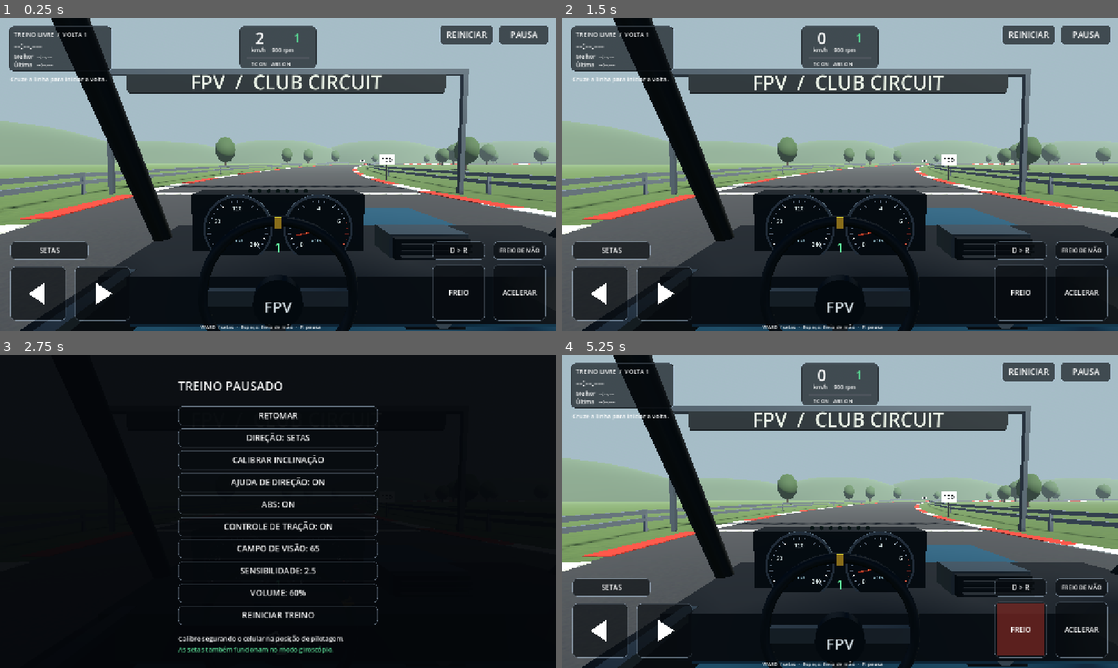
Above: before the commit, frames 1-4 (two rows, left to right).
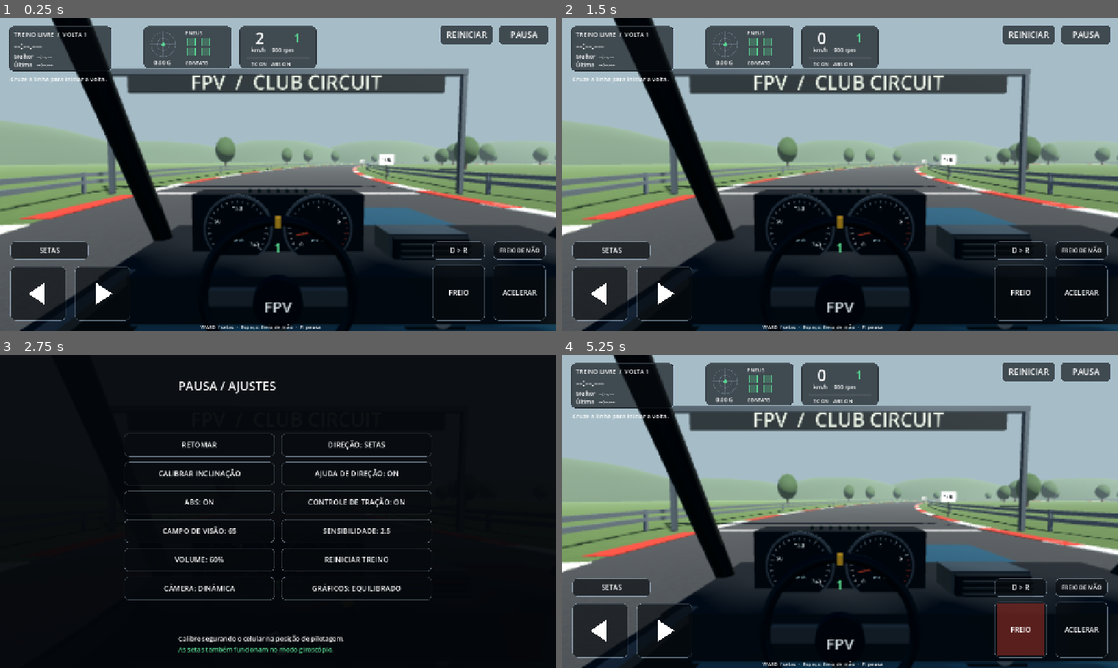
Above: after the commit, the same moments.

Repository: jojocaa123-beep/fpv-racer
Game: Godot game, scene res://main.tscn
Same seed, same stepped clock (60 frames per second), same inputs: the game is played once before the commit and once after it.
Inputs (mouse positions are in pixels of both pictures, inside the frame that each line leads up to):
- Up to frame 1 (0.25 s): no input
- Up to frame 2 (1.5 s): tap Enter at 0.5 s; move the mouse to (962, 158) at 0.52 s; hold D 0.53-1.25 s; tap R at 0.6 s; click (962, 158) at 0.67 s; tap Space at 0.77, 1.25 s; drag from (728, 190) to (812, 237) at 1.27 s
- Up to frame 3 (2.75 s): tap Enter at 2 s; move the mouse to (333, 442) at 2.02 s; hold D from 2.03 s (still down); tap P at 2.1 s; tap R at 2.3 s
- Up to frame 4 (5.25 s): release D at 2.75 s; tap Space at 2.75, 3.77, 4.25 s; drag from (812, 574) to (673, 464) at 2.77 s; tap Enter at 3.5 s; move the mouse to (1006, 558) at 3.52 s; hold A 3.53-4.25 s; tap R at 3.6 s; drag from (673, 464) to (756, 433) at 4.27 s; move the mouse to (867, 511) at 5.02 s; hold S from 5.03 s (still down); tap P at 5.1 s; click (867, 511) at 5.17 s

The runs differ from the first frame. In frame 1, 8.0% of the frame differs, in the area x 0-100%, y 0-100%; in frame 2, 8.2%; in frame 3, 6.5%; in frame 4, 8.2%.

Commit message:
Add driving feedback, skid marks, camera motion, and graphics presets for 0.7

Diff:
--- a/physics/car.gd
+++ b/physics/car.gd
@@ -2,6 +2,7 @@
 
 const Driving = preload("res://physics/driving_math.gd")
 const Gearbox = preload("res://physics/powertrain.gd")
+const Feedback = preload("res://physics/feedback.gd")
 const Cockpit = preload("res://visuals/cockpit.gd")
 const RADIUS: float = 0.32
 const REST: float = 0.38
@@ -9,6 +10,9 @@
 const MOUNTS := [Vector3(-0.76, 0.60, -1.2), Vector3(0.76, 0.60, -1.2), Vector3(-0.76, 0.60, 1.2), Vector3(0.76, 0.60, 1.2)]
 var controls
 var gearbox = Gearbox.new()
+var feedback = Feedback.new()
+var wheel_slips: Array[Vector2] = [Vector2.ZERO, Vector2.ZERO, Vector2.ZERO, Vector2.ZERO]
+var cockpit: Node3D
 var grounded: Array[bool] = [false, false, false, false]
 var omega: Array[float] = [0.0, 0.0, 0.0, 0.0]
 var road_speed: Array[float] = [0.0, 0.0, 0.0, 0.0]
@@ -44,7 +48,7 @@
 	spawn_pose = global_transform
 	_shape(Vector3(1.7, 0.45, 3.8), Vector3(0, 0.63, 0))
 	_shape(Vector3(1.6, 0.8, 1.8), Vector3(0, 1.24, 0.35))
-	var cockpit = Cockpit.new()
+	cockpit = Cockpit.new()
 	cockpit.car = self
 	add_child(cockpit)
 	steering_wheel = cockpit.steering_wheel
@@ -158,12 +162,14 @@
 			omega[i] += (motor - force.x*RADIUS - omega[i]*0.06) / INERTIA * h
 			omega[i] = move_toward(omega[i], 0.0, (brake + (8.0 if grounded[i] else 0.0)) / INERTIA * h)
 			average += force / substeps
+		wheel_slips[i] = Vector2((omega[i]*RADIUS-road_speed[i])/maxf(2.0, absf(road_speed[i])), slip_angle) if grounded[i] else Vector2.ZERO
 		if grounded[i]:
 			apply_force(forward*average.x + right*average.y, points[i] - global_position)
 			max_slip = maxf(max_slip, maxf(absf(slip_angle), absf((omega[i]*RADIUS-road_speed[i])/maxf(2.0, absf(road_speed[i])))))
 		wheel_angles[i] += omega[i] * dt
 		wheels[i].position = MOUNTS[i] - Vector3.UP * (REST-compression[i])
 		wheels[i].rotation = Vector3(wheel_angles[i], -angle, 0)
+	feedback.step(dt, linear_velocity, global_basis)
 	apply_central_force(-linear_velocity * linear_velocity.length() * 0.42)
 	steering_wheel.rotation.z = -controls.steering * deg_to_rad(160)
 	camera.fov = controls.fov
@@ -175,8 +181,11 @@
 	constant_force = Vector3.ZERO
 	constant_torque = Vector3.ZERO
 	gearbox.reset()
+	feedback.reset()
+	cockpit.reset_view()
 	for i in 4:
 		omega[i] = 0.0
+		wheel_slips[i] = Vector2.ZERO
 		tc_scales[i] = 1.0
 		abs_scales[i] = 1.0
 	controls.clear()
--- /dev/null
+++ b/physics/feedback.gd
@@ -0,0 +1,25 @@
+extends RefCounted
+
+# Deriva a aceleracao no referencial do mundo antes de projetar no chassi.
+# Assim, girar o carro nao cria aceleracao ficticia a velocidade constante.
+var local_g := Vector3.ZERO
+var previous_velocity := Vector3.ZERO
+var initialized: bool = false
+
+func reset(velocity: Vector3 = Vector3.ZERO) -> void:
+	previous_velocity = velocity
+	local_g = Vector3.ZERO
+	initialized = false
+
+func step(dt: float, velocity: Vector3, orientation: Basis) -> Vector3:
+	if dt <= 0 or not is_finite(dt) or not velocity.is_finite():
+		return local_g
+	if not initialized:
+		previous_velocity = velocity
+		initialized = true
+		return local_g
+	var acceleration: Vector3 = orientation.inverse() * ((velocity-previous_velocity)/dt) / 9.81
+	previous_velocity = velocity
+	acceleration = acceleration.clamp(Vector3.ONE*-3.0, Vector3.ONE*3.0)
+	local_g = local_g.lerp(acceleration, 1.0-exp(-8.0*minf(dt, 0.1)))
+	return local_g
--- a/project.godot
+++ b/project.godot
@@ -11,7 +11,7 @@
 [application]
 
 config/name="FPV Racer"
-config/version="0.6.0"
+config/version="0.7.0"
 config/icon="res://icon.svg"
 boot_splash/show_image=false
 run/main_scene="res://main.tscn"
--- /dev/null
+++ b/tests/feedback.gd
@@ -0,0 +1,85 @@
+extends SceneTree
+
+const Feedback = preload("res://physics/feedback.gd")
+const HeadMotion = preload("res://visuals/head_motion.gd")
+const Game = preload("res://main.tscn")
+var checks: int = 0
+var failed: int = 0
+
+func _initialize() -> void:
+	call_deferred("_run")
+
+func check(condition: bool, label: String) -> void:
+	checks += 1
+	if not condition: failed += 1
+	print("PASS " if condition else "FAIL ", label)
+
+func touch(input, index: int) -> void:
+	var event := InputEventScreenTouch.new()
+	event.position = input.origin+input._menu_rect(index).get_center()*input.ui_scale
+	event.index = 40
+	event.pressed = true
+	root.push_input(event, true)
+	event.pressed = false
+	root.push_input(event, true)
+
+func _run() -> void:
+	var results: Array[Vector3] = []
+	var poses: Array[Vector3] = []
+	for rate in [30, 60, 120]:
+		var feedback = Feedback.new()
+		var view = HeadMotion.new()
+		feedback.step(1.0/rate, Vector3.ZERO, Basis.IDENTITY)
+		for i in 2*rate:
+			feedback.step(1.0/rate, Vector3(0, 0, -4.905*(i+1)/rate), Basis.IDENTITY)
+			view.step(1.0/rate, Vector3(0.6, 0, -0.5), -0.4, true)
+		results.append(feedback.local_g)
+		poses.append(view.offset)
+		check(absf(feedback.local_g.z+0.5) < 0.002, "Aceleracao conhecida mede 0,5 G a %d Hz" % rate)
+	check(results[0].distance_to(results[2]) < 0.001 and poses[0].distance_to(poses[2]) < 0.0001, "Telemetria e camera independem da taxa de quadros")
+	var stable_feedback = Feedback.new()
+	stable_feedback.step(1.0/60, Vector3(10, 0, -20), Basis.IDENTITY)
+	for i in 120:
+		stable_feedback.step(1.0/60, Vector3(10, 0, -20), Basis(Vector3.UP, i*0.01))
+	check(stable_feedback.local_g.length() < 0.0001, "Rotacao do chassi nao inventa aceleracao a velocidade constante")
+	var limited_view = HeadMotion.new()
+	for i in 240: limited_view.step(1.0/60, Vector3(100, 100, 100), 100, true)
+	check(limited_view.offset.length() < 0.06 and limited_view.angles.length() < 0.09, "Impactos extremos mantem a camera dentro da cabine")
+	limited_view.step(1.0/60, Vector3.ONE, 1.0, false)
+	check(limited_view.offset == Vector3.ZERO and limited_view.angles == Vector3.ZERO, "Camera fixa remove todo o movimento adicional")
+	var game = Game.instantiate()
+	root.add_child(game)
+	var input = game.controls
+	input.simulated = true
+	input.set_paused(false)
+	for i in 120: await physics_frame
+	input.throttle = 1.0
+	for i in 120: await physics_frame
+	check(game.car.feedback.local_g.z < -0.05, "Carro acelerando produz G longitudinal com sinal correto")
+	input.throttle = 0
+	input.brake = 1
+	for i in 20: await physics_frame
+	check(game.car.feedback.local_g.z > 0.05, "Frenagem real inverte o G longitudinal")
+	input.brake = 0
+	input.handbrake = true
+	for i in 30: await physics_frame
+	check(game.tire_marks.segment_count > 0, "Rodas travadas em movimento deixam marcas no asfalto")
+	game.restart()
+	check(game.car.feedback.local_g == Vector3.ZERO and game.car.cockpit.head_motion.offset == Vector3.ZERO, "Reinicio elimina impulso residual da camera e do medidor")
+	input.simulated = false
+	input.set_paused(true)
+	input.graphics_quality = 1
+	touch(input, 11)
+	check(input.graphics_quality == 2 and root.msaa_3d == Viewport.MSAA_4X and game.sun.shadow_enabled, "Toque seleciona graficos altos e aplica sombras e antisserrilhado")
+	touch(input, 11)
+	check(input.graphics_quality == 0 and is_equal_approx(root.scaling_3d_scale, 0.75) and root.msaa_3d == Viewport.MSAA_DISABLED and not game.sun.shadow_enabled, "Modo economico reduz renderizacao 3D e desliga sombras")
+	input.camera_motion = true
+	touch(input, 10)
+	var saved := ConfigFile.new()
+	var loaded: bool = saved.load("user://preferences.cfg") == OK
+	check(not input.camera_motion and loaded and not saved.get_value("driving", "camera_motion", true) and saved.get_value("driving", "graphics_quality", -1) == 0, "Menu salva camera fixa e qualidade grafica nas preferencias")
+	input.set_paused(false)
+	game.queue_free()
+	await process_frame
+	print("RESULT checks=", checks, " failed=", failed)
+	quit(0 if failed == 0 else 1)
--- a/ui/controls.gd
+++ b/ui/controls.gd
@@ -17,6 +17,8 @@
 var sensitivity: float = 2.5
 var fov: float = 65.0
 var volume: float = 0.6
+var camera_motion: bool = true
+var graphics_quality: int = 1
 var simulated: bool = false
 var paused: bool = false
 var pointers: Dictionary = {}
@@ -58,6 +60,8 @@
 		fov = clampf(float(prefs.get_value("driving", "fov", 65.0)), 55, 75)
 		sensitivity = clampf(float(prefs.get_value("driving", "sensitivity", 2.5)), 1.5, 3.5)
 		volume = clampf(float(prefs.get_value("driving", "volume", 0.6)), 0, 1)
+		camera_motion = bool(prefs.get_value("driving", "camera_motion", true))
+		graphics_quality = clampi(int(prefs.get_value("driving", "graphics_quality", 1)), 0, 2)
 	motion.calibrate()
 
 func _metrics() -> void:
@@ -131,7 +135,7 @@
 func _begin(id: int, p: Vector2) -> void:
 	_end(id)
 	if paused:
-		for i in 10:
+		for i in 12:
 			if _menu_rect(i).has_point(p):
 				_option(i)
 				return
@@ -252,6 +256,12 @@
 		6: fov = 55.0 if fov >= 75 else fov+5
 		7: sensitivity = 1.5 if sensitivity >= 3.5 else sensitivity+0.5
 		8: volume = 0.0 if volume >= 0.99 else minf(1, volume+0.2)
+		10:
+			camera_motion = not camera_motion
+			if not camera_motion: car.cockpit.reset_view()
+		11:
+			graphics_quality = (graphics_quality+1)%3
+			world.apply_graphics_quality()
 		9:
 			world.restart()
 			motion.calibrate()
@@ -261,7 +271,7 @@
 
 func _save_preferences() -> void:
 	var prefs := ConfigFile.new()
-	for key in ["steer_assist", "tc", "steering_mode", "fov", "sensitivity", "volume"]:
+	for key in ["steer_assist", "tc", "steering_mode", "fov", "sensitivity", "volume", "camera_motion", "graphics_quality"]:
 		prefs.set_value("driving", key, get(key))
 	prefs.set_value("driving", "abs", abs_enabled)
 	prefs.save("user://preferences.cfg")
@@ -274,7 +284,7 @@
 func _slide_rect() -> Rect2: return Rect2(24, 572, minf(380, width*0.34), 124)
 func _mode_rect() -> Rect2: return Rect2(24, 514, 180, 42)
 func _calibrate_rect() -> Rect2: return Rect2(216, 514, 134, 42)
-func _menu_rect(i: int) -> Rect2: return Rect2(width*0.5-230, 118+i*51, 460, 44)
+func _menu_rect(i: int) -> Rect2: return Rect2(width*0.5-354+(i%2)*362, 180+floori(i/2.0)*66, 346, 54)
 func _mode_name() -> String: return ["GIROSCÓPIO", "SETAS", "DESLIZAR"][steering_mode]
 
 func _draw() -> void:
@@ -283,10 +293,10 @@
 	draw_set_transform(origin, 0, Vector2.ONE*ui_scale)
 	if paused:
 		draw_rect(Rect2(0, 0, width, 720), Color(0.015, 0.025, 0.04, 0.95))
-		_text(Vector2(width*0.5-230, 82), "TREINO PAUSADO", 28)
-		var labels: Array[String] = ["RETOMAR", "DIREÇÃO: "+_mode_ …(203 unchanged characters)… %d%%" % (volume*100), "REINICIAR TREINO"]
-		for i in 10:
-			_button(_menu_rect(i), labels[i])
+		_text(Vector2(width*0.5-230, 82), "PAUSA / AJUSTES", 28)
+		var labels: Array[String] = ["RETOMAR", "DIREÇÃO: "+_mode_ …(203 unchanged characters)… %d%%" % (volume*100), "REINICIAR TREINO", "CÂMERA: "+("DINÂMICA" if camera_motion else "FIXA"), "GRÁFICOS: "+["ECONÔMICO", "EQUILIBRADO", "ALTO"][graphics_quality]]
+		for i in 12:
+			_button(_menu_rect(i), labels[i], false, 17)
 		_text(Vector2(width*0.5-230, 658), "Calibre segurando o celular na posição de pilotagem.", 15)
 		_text(Vector2(width*0.5-230, 683), "As setas também funcionam no modo giroscópio.", 15, GREEN)
 		return
@@ -320,6 +330,7 @@
 	draw_rect(Rect2(center_x-72, 90, 144, 4), Color(0.3, 0.33, 0.36))
 	draw_rect(Rect2(center_x-72, 90, 144*clampf((car.gearbox.rpm-900)/6000.0, 0, 1), 4), Color.RED if car.gearbox.rpm > 6200 else GREEN)
 	_text(Vector2(center_x-62, 110), "TC %s   ABS %s" % [("*" if car.tc_active else _on(tc)), ("*" if car.abs_active else _on(abs_enabled))], 12)
+	_feedback_hud(center_x)
 	_pedal(_gas_rect(), throttle, GREEN, "ACELERAR")
 	_pedal(_brake_rect(), brake, Color(0.85, 0.25, 0.2), "FREIO")
 	_button(_reverse_rect(), "R > D" if reverse else "D > R", false, 16)
@@ -327,6 +338,31 @@
 	if not OS.has_feature("mobile"):
 		_text(Vector2(center_x-178, 715), "WASD / setas  ·  Espaço: freio de mão  ·  P: pausa", 12)
 
+func _feedback_hud(center_x: float) -> void:
+	draw_style_box(skin, Rect2(center_x-310, 18, 204, 98))
+	var at := Vector2(center_x-264, 61)
+	var line := Color(0.7, 0.8, 0.9, 0.32)
+	draw_arc(at, 28, 0, TAU, 32, line, 1.0, true)
+	draw_arc(at, 14, 0, TAU, 24, line, 1.0, true)
+	draw_line(at-Vector2(30, 0), at+Vector2(30, 0), line)
+	draw_line(at-Vector2(0, 30), at+Vector2(0, 30), line)
+	var force := Vector2(car.feedback.local_g.x, car.feedback.local_g.z)
+	draw_circle(at+force.limit_length(1.5)*(28.0/1.5), 4, GREEN, true, -1, true)
+	_text(Vector2(at.x-22, 108), "%.2f G" % force.length(), 13)
+	_text(Vector2(center_x-214, 39), "PNEUS", 12)
+	var slipping: bool = false
+	for i in 4:
+		var slip: Vector2 = car.wheel_slips[i]
+		var stress: float = clampf(maxf(absf(slip.x)/0.4, absf(slip.y)/0.22), 0, 1)
+		var tint: Color = GREEN.lerp(Color(1, 0.72, 0.18), stress*2.0) if stress < 0.5 else Color(1, 0.72, 0.18).lerp(Color(1, 0.3, 0.18), (stress-0.5)*2.0)
+		if not car.grounded[i]: tint = Color(0.35, 0.4, 0.45)
+		var tire := Rect2(center_x-209+(i%2)*34, 46+floori(i/2.0)*23, 18, 18)
+		draw_rect(tire, Color(tint, 0.25))
+		draw_rect(tire, tint, false, 1.5)
+		draw_rect(Rect2(tire.position+Vector2(3, tire.size.y*(1-stress)), Vector2(12, tire.size.y*stress)), tint)
+		slipping = slipping or (car.grounded[i] and stress > 0.7)
+	_text(Vector2(center_x-213, 108), "DESLIZA" if slipping and car.linear_velocity.length() > 3 else "CONTATO", 11, Color(1, 0.65, 0.25) if slipping else Color.WHITE)
+
 func _arrow(right: bool) -> void:
 	var area := _arrow_rect(right)
 	draw_style_box(active_skin if _arrow_held(right) else skin, area)
--- a/verification.json
+++ b/verification.json
@@ -1,6 +1,6 @@
 {
-  "version": "0.6.0",
-  "recorded_utc": "2026-11-23T18:23:24.575049+00:00",
+  "version": "0.7.0",
+  "recorded_utc": "2026-11-23T22:59:52.713255+00:00",
   "engine": "Godot 4.7.2.stable.official.ed1daf0bf",
   "platform_tested": "Linux x86_64",
   "checks": {
@@ -14,6 +14,10 @@
     },
     "motion_steering": {
       "checks": 15,
+      "failed": 0
+    },
+    "feedback": {
+      "checks": 14,
       "failed": 0
     }
   },
@@ -33,12 +37,12 @@
     "max_lateral_m": 1.41369295120239
   },
   "desktop_cockpit_and_keyboard_reviewed": true,
-  "fresh_source_ci_checks_passed": true,
-  "ios_xcode_project_exported": true,
-  "macos_compilation_executed": true,
-  "ipa_created": true,
+  "fresh_source_ci_checks_passed": false,
+  "ios_xcode_project_exported": false,
+  "macos_compilation_executed": false,
+  "ipa_created": false,
   "iphone_hardware_tested": false,
-  "remote_build_executed": true,
+  "remote_build_executed": false,
   "money_spent": 0,
   "motion_sensor_streams_simulated": true,
   "iphone_motion_hardware_tested": false,
@@ -50,37 +54,14 @@
     720
   ],
   "mobile_render_performance_measured": false,
-  "ios_build": {
-    "xcode": "26.3",
-    "sdk": "26.2",
-    "runner": "macos-15-intel",
-    "source_commit": "0db9eda95453be0873c5331394201ee0b4a2c3d8",
-    "ci_run": "https://github.com/jojocaa123-beep/fpv-racer/actions/runs/45237014917",
-    "artifact": {
-      "file": "FPVRacer-v0.6-unsigned.ipa",
-      "bytes": 24430014,
-      "sha256": "b98f1a8bcbbd6ad2261fc2cb45b1a9c54ff87ee5e68a21a25aaf05524dae5938",
-      "zip_crc_passed": true,
-      "bundle_identifier": "com.prototype.fpvracer",
-      "version": "0.6.0",
-      "build": "6",
-      "minimum_ios": "15.0",
-      "architecture": "arm64",
-      "platform": "iPhoneOS",
-      "game_pck_present": true,
-      "motion_steering_module_present": true,
-      "embedded_provisioning_present": false,
-      "signature_resources_present": false,
-      "iphone_hardware_tested": false,
-      "required_device_capabilities": [
-        "iphone-ipad-minimum-performance-a12",
-        "arm64"
-      ],
-      "cockpit_and_circuit_modules_present": true,
-      "source_commit": "0db9eda95453be0873c5331394201ee0b4a2c3d8",
-      "ci_run": "https://github.com/jojocaa123-beep/fpv-racer/actions/runs/45237014917"
-    }
-  },
   "desktop_analog_instruments_reviewed_in_motion": true,
-  "desktop_preview_speed_kmh": 69.8279067993164
+  "desktop_preview_speed_kmh": 69.8279067993164,
+  "desktop_visuals_07_render_reviewed": true,
+  "desktop_graphics_menu_reviewed": true,
+  "camera_feedback_rates_tested_hz": [
+    30,
+    60,
+    120
+  ],
+  "tire_marks_tested_with_locked_wheels": true
 }
--- a/visuals/cockpit.gd
+++ b/visuals/cockpit.gd
@@ -1,5 +1,9 @@
 extends Node3D
 
+const HeadMotion = preload("res://visuals/head_motion.gd")
+const EYE := Vector3(-0.34, 1.33, 0.28)
+const VIEW_ANGLES := Vector3(deg_to_rad(-3), 0, 0)
+var head_motion = HeadMotion.new()
 var car
 var steering_wheel: Node3D
 var camera: Camera3D
@@ -76,8 +80,8 @@
 	label(steering_wheel, "FPV", Vector3(0, 0, 0.045), 32, 0.0010, Color(0.8, 0.84, 0.86))
 	box(steering_wheel, Vector3(0.012, 0.022, 0.018), Vector3(0, 0.166, 0.012), material(Color(0.9, 0.67, 0.12)))
 	camera = Camera3D.new()
-	camera.position = Vector3(-0.34, 1.33, 0.28)
-	camera.rotation.x = deg_to_rad(-3)
+	camera.position = EYE
+	camera.rotation = VIEW_ANGLES
 	camera.near = 0.035
 	camera.far = 650
 	camera.fov = 65
@@ -87,12 +91,20 @@
 func _process(dt: float) -> void:
 	if car == null:
 		return
+	head_motion.step(dt, car.feedback.local_g, car.angular_velocity.y, car.controls.camera_motion)
+	camera.position = EYE+head_motion.offset
+	camera.rotation = VIEW_ANGLES+head_motion.angles
 	var speed: float = car.linear_velocity.length()*3.6
 	speed_needle.rotation.z = lerp_angle(speed_needle.rotation.z, deg_to_rad(130.0-260.0*clampf(speed/240.0, 0, 1)), 1.0-exp(-16.0*dt))
 	rpm_needle.rotation.z = lerp_angle(rpm_needle.rotation.z, deg_to_rad(130.0-260.0*clampf(car.gearbox.rpm/8000.0, 0, 1)), 1.0-exp(-20.0*dt))
 	gear_label.text = "R" if car.controls.reverse else str(car.gearbox.gear)
 	for i in shift_lights.size():
 		shift_lights[i].material_override = led_on if car.gearbox.rpm > 4300+i*300 else led_off
+
+func reset_view() -> void:
+	head_motion.reset()
+	camera.position = EYE
+	camera.rotation = VIEW_ANGLES
 
 func dial(at: Vector3, maximum: int, caption: String, red_zone: bool) -> Node3D:
 	var group := Node3D.new()
--- /dev/null
+++ b/visuals/head_motion.gd
@@ -0,0 +1,21 @@
+extends RefCounted
+
+var offset := Vector3.ZERO
+var angles := Vector3.ZERO
+
+func reset() -> void:
+	offset = Vector3.ZERO
+	angles = Vector3.ZERO
+
+func step(dt: float, local_g: Vector3, yaw_rate: float, enabled: bool) -> void:
+	if not enabled:
+		reset()
+		return
+	if dt <= 0 or not is_finite(dt) or not local_g.is_finite() or not is_finite(yaw_rate):
+		return
+	var g: Vector3 = local_g.clamp(Vector3.ONE*-1.5, Vector3.ONE*1.5)
+	var target_offset := Vector3(-g.x*0.025, -absf(g.z)*0.004, -g.z*0.025)
+	var target_angles := Vector3(deg_to_rad(-g.z*1.2), clampf(yaw_rate*0.08, -0.07, 0.07), deg_to_rad(g.x))
+	var weight: float = 1.0-exp(-6.0*minf(dt, 0.1))
+	offset = offset.lerp(target_offset, weight)
+	angles = angles.lerp(target_angles, weight)
--- /dev/null
+++ b/visuals/tire_marks.gd
@@ -0,0 +1,51 @@
+extends MultiMeshInstance3D
+
+const CAPACITY: int = 512
+var car
+var anchors: Array[Vector3] = [Vector3.ZERO, Vector3.ZERO, Vector3.ZERO, Vector3.ZERO]
+var drawing: Array[bool] = [false, false, false, false]
+var next_segment: int = 0
+var segment_count: int = 0
+
+func _ready() -> void:
+	process_physics_priority = 20
+	cast_shadow = GeometryInstance3D.SHADOW_CASTING_SETTING_OFF
+	var strip := BoxMesh.new()
+	strip.size = Vector3(0.18, 0.001, 1)
+	multimesh = MultiMesh.new()
+	multimesh.transform_format = MultiMesh.TRANSFORM_3D
+	multimesh.use_colors = true
+	multimesh.mesh = strip
+	multimesh.instance_count = CAPACITY
+	multimesh.visible_instance_count = 0
+	var rubber := StandardMaterial3D.new()
+	rubber.albedo_color = Color(0.025, 0.023, 0.02, 0.6)
+	rubber.vertex_color_use_as_albedo = true
+	rubber.transparency = BaseMaterial3D.TRANSPARENCY_ALPHA
+	rubber.roughness = 1.0
+	material_override = rubber
+
+func break_trails() -> void:
+	drawing.fill(false)
+
+func _physics_process(_dt: float) -> void:
+	for i in 4:
+		var slip: Vector2 = car.wheel_slips[i]
+		var amount: float = clampf(maxf((absf(slip.x)-0.2)*2.0, (absf(slip.y)-0.1)*4.0), 0, 1)
+		if not car.grounded[i] or car.grips[i] < 0.9 or car.loads[i] < 300 or car.linear_velocity.length() < 3 or amount < 0.08:
+			drawing[i] = false
+			continue
+		var at: Vector3 = car.points[i]+car.normals[i]*0.004
+		var length: float = at.distance_to(anchors[i])
+		if drawing[i] and length < 0.14:
+			continue
+		if drawing[i] and length < 1.8:
+			var direction: Vector3 = (at-anchors[i]).normalized()
+			var frame := Basis.looking_at(direction, car.normals[i])
+			multimesh.set_instance_transform(next_segment, Transform3D(frame*Basis.from_scale(Vector3(1, 1, length+0.025)), (at+anchors[i])*0.5))
+			multimesh.set_instance_color(next_segment, Color(1, 1, 1, amount))
+			next_segment = (next_segment+1)%CAPACITY
+			segment_count = mini(CAPACITY, segment_count+1)
+			multimesh.visible_instance_count = segment_count
+		anchors[i] = at
+		drawing[i] = true
--- a/world.gd
+++ b/world.gd
@@ -5,7 +5,10 @@
 const Controls = preload("res://ui/controls.gd")
 const LapModel = preload("res://physics/laps.gd")
 const Sound = preload("res://sound.gd")
+const TireMarks = preload("res://visuals/tire_marks.gd")
 const CircuitVisuals = preload("res://visuals/circuit.gd")
+var tire_marks: MultiMeshInstance3D
+var sun: DirectionalLight3D
 var car
 var controls
 var laps = LapModel.new()
@@ -42,7 +45,7 @@
 	settings.fog_density = 0.0015
 	env.environment = settings
 	add_child(env)
-	var sun := DirectionalLight3D.new()
+	sun = DirectionalLight3D.new()
 	sun.rotation_degrees = Vector3(-48, -32, 0)
 	sun.light_energy = 1.1
 	sun.light_color = Color(1, 0.95, 0.85)
@@ -68,11 +71,24 @@
 	var forward: Vector3 = Track.tangent(samples, 0)
 	car.transform = Transform3D(Basis.looking_at(forward, Vector3.UP), samples[0]-forward*10+Vector3.UP*0.22)
 	add_child(car)
+	tire_marks = TireMarks.new()
+	tire_marks.car = car
+	add_child(tire_marks)
 	controls.car = car
 	var audio = Sound.new()
 	audio.car = car
 	audio.controls = controls
 	add_child(audio)
+	apply_graphics_quality()
+
+func apply_graphics_quality() -> void:
+	var quality: int = clampi(controls.graphics_quality, 0, 2)
+	var viewport := get_viewport()
+	viewport.scaling_3d_mode = Viewport.SCALING_3D_MODE_BILINEAR
+	viewport.scaling_3d_scale = [0.75, 0.85, 1.0][quality]
+	viewport.msaa_3d = [Viewport.MSAA_DISABLED, Viewport.MSAA_2X, Viewport.MSAA_4X][quality]
+	sun.shadow_enabled = quality > 0
+	sun.directional_shadow_max_distance = 70.0 if quality == 1 else 110.0
 
 func _physics_process(dt: float) -> void:
 	if car == null:
@@ -91,6 +107,7 @@
 
 func restart() -> void:
 	car.reset_car()
+	tire_marks.break_trails()
 	laps.reset_attempt()
 	offroad_time = 0.0
 
Not shown, changed: export_presets.cfg
Not shown, changed: scripts/check.sh
